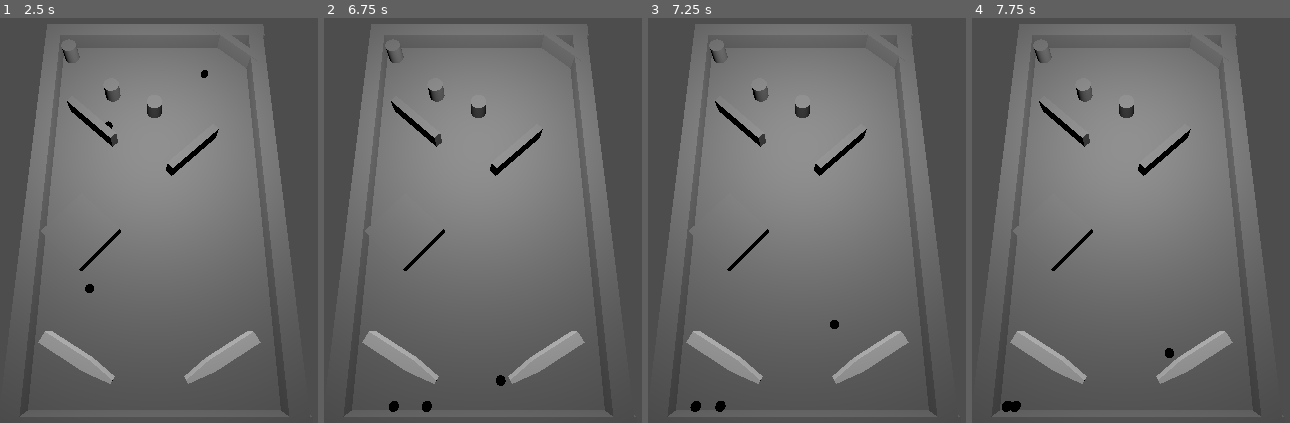
Above: before the commit, frames 1-4 (left to right).
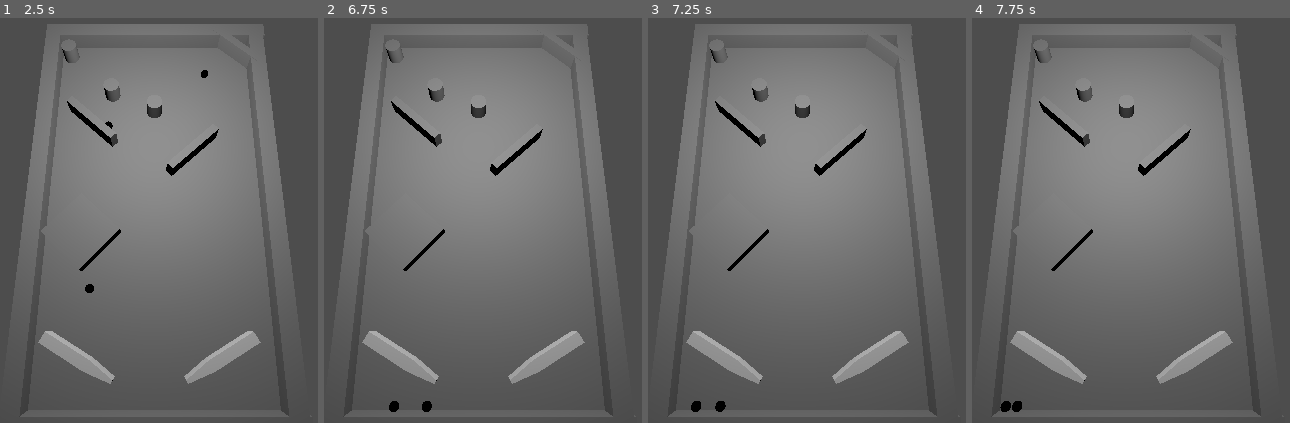
Above: after the commit, the same moments.

Repository: 2Sloppy4slime/Rolling-Heroes-Dev
Game: Godot game, scene res://scenes/base_flipper.tscn
The game is run twice, just before and just after one commit, with the same random seed, the same clock (stepped at 60 frames per second) and the same inputs.
Inputs:
- Up to frame 1 (2.5 s): hold Shift (accept_or_right_flipper) 0.53-1.28 s; hold S (nudge_down) 1.28-2.03 s; hold Shift (accept_or_right_flipper) from 2.03 s (still down)
- Up to frame 2 (6.75 s): release Shift (accept_or_right_flipper) at 2.78 s; hold W (nudge_up) 2.78-3.53 s; hold A (nudge_left) 3.53-5.03 s; tap Enter at 5 s; hold S (nudge_down) 5.03-5.78 s; hold Shift (accept_or_right_flipper) 5.78-6.53 s; hold W (nudge_up) from 6.53 s (still down)
- Up to frame 3 (7.25 s): keep holding W (nudge_up)
- Up to frame 4 (7.75 s): release W (nudge_up) at 7.28 s; hold Shift (accept_or_right_flipper) from 7.28 s (still down)

Frame 1 is identical in both runs. In frame 2, less than 0.1% of the frame differs, in the area x 20-58%, y 88-98%; in frame 3, less than 0.1%; in frame 4, 0.1%, in the area x 8-64%, y 81-98%.

Commit message:
correction collision
regarder pour le sol mais a part ça c'est tout good

Diff:
--- a/scenes/base_flipper.tscn
+++ b/scenes/base_flipper.tscn
@@ -16,6 +16,7 @@
 [sub_resource type="BoxMesh" id="BoxMesh_wflre"]
 
 [sub_resource type="BoxShape3D" id="BoxShape3D_yemdt"]
+size = Vector3(0.2, 0.2, 5)
 
 [sub_resource type="PhysicsMaterial" id="PhysicsMaterial_xuine"]
 friction = 0.0
@@ -24,15 +25,22 @@
 [sub_resource type="PhysicsMaterial" id="PhysicsMaterial_eb3d6"]
 friction = 0.0
 bounce = 0.2
+
+[sub_resource type="BoxShape3D" id="BoxShape3D_gep7q"]
+size = Vector3(0.2, 0.2, 0.3)
 
 [sub_resource type="PhysicsMaterial" id="PhysicsMaterial_nmyrp"]
 friction = 0.1
 
+[sub_resource type="BoxShape3D" id="BoxShape3D_xwrnc"]
+size = Vector3(0.2, 0.2, 3)
+
 [sub_resource type="PhysicsMaterial" id="PhysicsMaterial_wflre"]
 friction = 0.0
 bounce = 0.6
 
-[sub_resource type="BoxShape3D" id="BoxShape3D_1pmx4"]
+[sub_resource type="BoxShape3D" id="BoxShape3D_wflre"]
+size = Vector3(0.8, 0.2, 0.1)
 
 [sub_resource type="BoxMesh" id="BoxMesh_kl3nh"]
 
@@ -40,6 +48,9 @@
 friction = 0.0
 bounce = 0.6
 
+[sub_resource type="BoxShape3D" id="BoxShape3D_xuine"]
+size = Vector3(0.8, 0.2, 0.1)
+
 [sub_resource type="PhysicsMaterial" id="PhysicsMaterial_kl3nh"]
 friction = 0.0
 bounce = 1.0
@@ -47,6 +58,8 @@
 [sub_resource type="CylinderMesh" id="CylinderMesh_tv6xk"]
 
 [sub_resource type="CylinderShape3D" id="CylinderShape3D_shq33"]
+height = 0.2
+radius = 0.1
 
 [sub_resource type="PhysicsMaterial" id="PhysicsMaterial_mbw2x"]
 friction = 0.0
@@ -56,10 +69,16 @@
 friction = 0.0
 bounce = 1.0
 
+[sub_resource type="BoxShape3D" id="BoxShape3D_eb3d6"]
+size = Vector3(0.8, 0.2, 0.1)
+
 [sub_resource type="PhysicsMaterial" id="PhysicsMaterial_1wn12"]
 bounce = 1.0
 
 [sub_resource type="PhysicsMaterial" id="PhysicsMaterial_84xgc"]
+
+[sub_resource type="BoxShape3D" id="BoxShape3D_nmyrp"]
+size = Vector3(0.64, 0.16, 0.64)
 
 [sub_resource type="PhysicsMaterial" id="PhysicsMaterial_0b7l0"]
 bounce = 1.0
@@ -153,7 +172,6 @@
 mesh = SubResource("BoxMesh_wflre")
 
 [node name="CollisionShape3D" type="CollisionShape3D" parent="Flipper/LeftWall"]
-transform = Transform3D(0.2, 0, 0, 0, 0.2, 0, 0, 0, 5, 0, 0, 0)
 shape = SubResource("BoxShape3D_yemdt")
 
 [node name="rightwall" type="StaticBody3D" parent="Flipper" groups=["flipper wall"]]
@@ -165,7 +183,6 @@
 mesh = SubResource("BoxMesh_wflre")
 
 [node name="CollisionShape3D" type="CollisionShape3D" parent="Flipper/rightwall"]
-transform = Transform3D(0.2, 0, 0, 0, 0.2, 0, 0, 0, 5, 0, 0, 0)
 shape = SubResource("BoxShape3D_yemdt")
 
 [node name="topWall" type="StaticBody3D" parent="Flipper"]
@@ -177,8 +194,7 @@
 mesh = SubResource("BoxMesh_wflre")
 
 [node name="CollisionShape3D" type="CollisionShape3D" parent="Flipper/topWall"]
-transform = Transform3D(0.2, 0, 0, 0, 0.2, 0, 0, 0, 3, 0, 0, 0)
-shape = SubResource("BoxShape3D_yemdt")
+shape = SubResource("BoxShape3D_gep7q")
 
 [node name="Bottomwall" type="StaticBody3D" parent="Flipper"]
 transform = Transform3D(-4.371139e-08, 0, 1, 0, 1, 0, -1, 0, -4.371139e-08, 0.017265677, 0.19422305, 2.4505107)
@@ -189,8 +205,7 @@
 mesh = SubResource("BoxMesh_wflre")
 
 [node name="CollisionShape3D" type="CollisionShape3D" parent="Flipper/Bottomwall"]
-transform = Transform3D(0.2, 0, 0, 0, 0.2, 0, 0, 0, 3, 0, 0, 0)
-shape = SubResource("BoxShape3D_yemdt")
+shape = SubResource("BoxShape3D_xwrnc")
 
 [node name="obstacles" type="Node3D" parent="Flipper"]
 
@@ -199,8 +214,7 @@
 physics_material_override = SubResource("PhysicsMaterial_wflre")
 
 [node name="CollisionShape3D" type="CollisionShape3D" parent="Flipper/obstacles/Obstacle 2"]
-transform = Transform3D(0.8, 0, 0, 0, 0.2, 0, 0, 0, 0.1, 0, 0, 0)
-shape = SubResource("BoxShape3D_1pmx4")
+shape = SubResource("BoxShape3D_wflre")
 
 [node name="MeshInstance3D" type="MeshInstance3D" parent="Flipper/obstacles/Obstacle 2"]
 transform = Transform3D(0.8, 0, 0, 0, 0.2, 0, 0, 0, 0.1, 0, 0, 0)
@@ -211,8 +225,7 @@
 physics_material_override = SubResource("PhysicsMaterial_x8kkn")
 
 [node name="CollisionShape3D" type="CollisionShape3D" parent="Flipper/obstacles/Obstacle 1"]
-transform = Transform3D(0.8, 0, 0, 0, 0.2, 0, 0, 0, 0.1, 0, 0, 0)
-shape = SubResource("BoxShape3D_1pmx4")
+shape = SubResource("BoxShape3D_xuine")
 
 [node name="MeshInstance3D" type="MeshInstance3D" parent="Flipper/obstacles/Obstacle 1"]
 transform = Transform3D(0.8, 0, 0, 0, 0.2, 0, 0, 0, 0.1, 0, 0, 0)
@@ -227,7 +240,6 @@
 mesh = SubResource("CylinderMesh_tv6xk")
 
 [node name="CollisionShape3D" type="CollisionShape3D" parent="Flipper/obstacles/Bumper 1"]
-transform = Transform3D(0.2, 0, 0, 0, 0.1, 0, 0, 0, 0.2, 0, 0, 0)
 shape = SubResource("CylinderShape3D_shq33")
 
 [node name="Bumper 2" type="StaticBody3D" parent="Flipper/obstacles"]
@@ -239,7 +251,6 @@
 mesh = SubResource("CylinderMesh_tv6xk")
 
 [node name="CollisionShape3D" type="CollisionShape3D" parent="Flipper/obstacles/Bumper 2"]
-transform = Transform3D(0.2, 0, 0, 0, 0.1, 0, 0, 0, 0.2, 0, 0, 0)
 shape = SubResource("CylinderShape3D_shq33")
 
 [node name="Coin" type="StaticBody3D" parent="Flipper/obstacles"]
@@ -247,8 +258,7 @@
 physics_material_override = SubResource("PhysicsMaterial_hgs3o")
 
 [node name="CollisionShape3D" type="CollisionShape3D" parent="Flipper/obstacles/Coin"]
-transform = Transform3D(0.8, 0, 0, 0, 0.2, 0, 0, 0, 0.1, 0, 0, 0)
-shape = SubResource("BoxShape3D_1pmx4")
+shape = SubResource("BoxShape3D_eb3d6")
 
 [node name="MeshInstance3D" type="MeshInstance3D" parent="Flipper/obstacles/Coin"]
 transform = Transform3D(0.8, 0, 0, 0, 0.2, 0, 0, 0, 0.1, 0, 0, 0)
@@ -263,7 +273,6 @@
 mesh = SubResource("CylinderMesh_tv6xk")
 
 [node name="CollisionShape3D" type="CollisionShape3D" parent="Flipper/obstacles/Bumper3"]
-transform = Transform3D(0.2, 0, 0, 0, 0.1, 0, 0, 0, 0.2, 0, 0, 0)
 shape = SubResource("CylinderShape3D_shq33")
 
 [node name="Gros bidule au milieu" type="StaticBody3D" parent="Flipper"]
@@ -271,8 +280,7 @@
 physics_material_override = SubResource("PhysicsMaterial_84xgc")
 
 [node name="CollisionShape3D" type="CollisionShape3D" parent="Flipper/Gros bidule au milieu"]
-transform = Transform3D(0.64, 0, 0, 0, 0.16, 0, 0, 0, 0.64, 0, 0, 0)
-shape = SubResource("BoxShape3D_1pmx4")
+shape = SubResource("BoxShape3D_nmyrp")
 
 [node name="MeshInstance3D" type="MeshInstance3D" parent="Flipper/Gros bidule au milieu"]
 transform = Transform3D(0.64, 0, 0, 0, 0.16, 0, 0, 0, 0.64, 0, 0, 0)
Not shown: 1 places in scenes/base_flipper.tscn that only renumber resources
